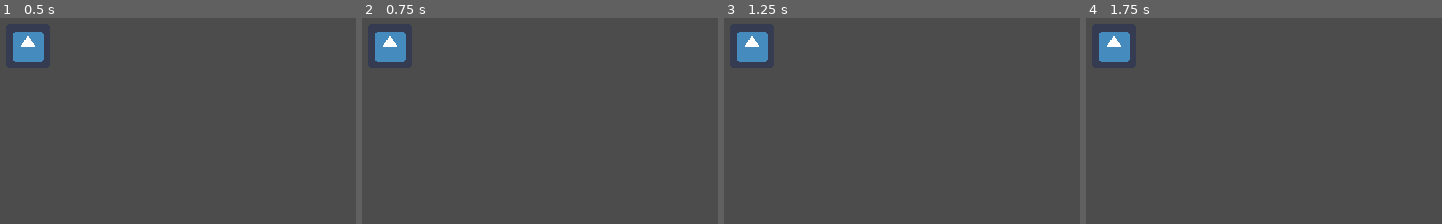
Above: before the commit, frames 1-4 (left to right).
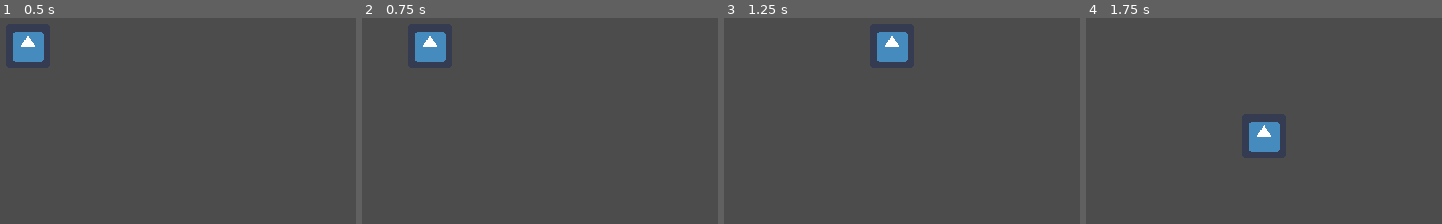
Above: after the commit, the same moments.

Repository: henriquecanella/wowie-jam
Game: Godot game, scene res://src/Game.tscn
The game is run twice, just before and just after one commit, with the same random seed, the same clock (stepped at 60 frames per second) and the same inputs. The engine's default icon, where the game draws it, is replaced by a stand-in: a white triangle on a blue panel in a dark square.
Inputs:
- Up to frame 1 (0.5 s): no input
- Up to frame 2 (0.75 s): tap Enter at 0.5 s; hold Right (ui_right) from 0.53 s (still down)
- Up to frame 3 (1.25 s): keep holding Right (ui_right)
- Up to frame 4 (1.75 s): release Right (ui_right) at 1.28 s; hold Down (ui_down) from 1.28 s (still down)

Frame 1 is identical in both runs. In frame 2, 2.5% of the frame differs, in the area x 3-24%, y 6-22%; in frame 3, 2.5%; in frame 4, 2.5%.

Commit message:
add player top-down  movement

Diff:
--- a/project.godot
+++ b/project.godot
@@ -19,7 +19,7 @@
 "language": "GDScript",
 "path": "res://src/Services/game_controller.gd"
 }, {
-"base": "Sprite",
+"base": "KinematicBody2D",
 "class": "Player",
 "language": "GDScript",
 "path": "res://src/Actors/Player/player.gd"
@@ -47,6 +47,37 @@
 
 common/drop_mouse_on_gui_input_disabled=true
 
+[input]
+
+ui_left={
+"deadzone": 0.5,
+"events": [ Object(InputEventKey,"resource_local_to_scene":false,"resource_name":"","device":0,"alt":false,"shift":false,"control":false,"meta":false,"command":false,"pressed":false,"scancode":16777231,"physical_scancode":0,"unicode":0,"echo":false,"script":null)
+, Object(InputEventJoypadButton,"resource_local_to_scene":false,"resource_name":"","device":0,"button_index":14,"pressure":0.0,"pressed":false,"script":null)
+, Object(InputEventKey,"resource_local_to_scene":false,"resource_name":"","device":0,"alt":false,"shift":false,"control":false,"meta":false,"command":false,"pressed":false,"scancode":65,"physical_scancode":0,"unicode":0,"echo":false,"script":null)
+ ]
+}
+ui_right={
+"deadzone": 0.5,
+"events": [ Object(InputEventKey,"resource_local_to_scene":false,"resource_name":"","device":0,"alt":false,"shift":false,"control":false,"meta":false,"command":false,"pressed":false,"scancode":16777233,"physical_scancode":0,"unicode":0,"echo":false,"script":null)
+, Object(InputEventJoypadButton,"resource_local_to_scene":false,"resource_name":"","device":0,"button_index":15,"pressure":0.0,"pressed":false,"script":null)
+, Object(InputEventKey,"resource_local_to_scene":false,"resource_name":"","device":0,"alt":false,"shift":false,"control":false,"meta":false,"command":false,"pressed":false,"scancode":68,"physical_scancode":0,"unicode":0,"echo":false,"script":null)
+ ]
+}
+ui_up={
+"deadzone": 0.5,
+"events": [ Object(InputEventKey,"resource_local_to_scene":false,"resource_name":"","device":0,"alt":false,"shift":false,"control":false,"meta":false,"command":false,"pressed":false,"scancode":16777232,"physical_scancode":0,"unicode":0,"echo":false,"script":null)
+, Object(InputEventJoypadButton,"resource_local_to_scene":false,"resource_name":"","device":0,"button_index":12,"pressure":0.0,"pressed":false,"script":null)
+, Object(InputEventKey,"resource_local_to_scene":false,"resource_name":"","device":0,"alt":false,"shift":false,"control":false,"meta":false,"command":false,"pressed":false,"scancode":87,"physical_scancode":0,"unicode":0,"echo":false,"script":null)
+ ]
+}
+ui_down={
+"deadzone": 0.5,
+"events": [ Object(InputEventKey,"resource_local_to_scene":false,"resource_name":"","device":0,"alt":false,"shift":false,"control":false,"meta":false,"command":false,"pressed":false,"scancode":16777234,"physical_scancode":0,"unicode":0,"echo":false,"script":null)
+, Object(InputEventJoypadButton,"resource_local_to_scene":false,"resource_name":"","device":0,"button_index":13,"pressure":0.0,"pressed":false,"script":null)
+, Object(InputEventKey,"resource_local_to_scene":false,"resource_name":"","device":0,"alt":false,"shift":false,"control":false,"meta":false,"command":false,"pressed":false,"scancode":83,"physical_scancode":0,"unicode":0,"echo":false,"script":null)
+ ]
+}
+
 [physics]
 
 common/enable_pause_aware_picking=true
--- a/src/Actors/Player/Player.tscn
+++ b/src/Actors/Player/Player.tscn
@@ -1,10 +1,18 @@
-[gd_scene load_steps=3 format=2]
+[gd_scene load_steps=4 format=2]
 
 [ext_resource path="res://icon.png" type="Texture" id=1]
 [ext_resource path="res://src/Actors/Player/player.gd" type="Script" id=2]
 
-[node name="Player" type="Sprite"]
+[sub_resource type="RectangleShape2D" id=1]
+extents = Vector2( 24, 28 )
+
+[node name="Player" type="KinematicBody2D"]
 position = Vector2( 15, 12 )
 scale = Vector2( 0.25, 0.25 )
+script = ExtResource( 2 )
+
+[node name="Sprite" type="Sprite" parent="."]
 texture = ExtResource( 1 )
-script = ExtResource( 2 )
+
+[node name="CollisionShape2D" type="CollisionShape2D" parent="."]
+shape = SubResource( 1 )
--- a/src/Actors/Player/player.gd
+++ b/src/Actors/Player/player.gd
@@ -1,10 +1,28 @@
 class_name Player
-extends Sprite
+extends KinematicBody2D
 
+export var speed: int = 100
+var velocity: Vector2 = Vector2.ZERO
 
 func _ready():
 	pass
 
 
-func _process(_delta):
-	pass
+func _physics_process(_delta) -> void:
+	get_input()
+	velocity = move_and_slide(velocity)
+
+
+func get_input() -> void:
+	velocity = Vector2.ZERO
+
+	if Input.is_action_pressed('ui_right'):
+		velocity.x += 1
+	if Input.is_action_pressed('ui_left'):
+		velocity.x -= 1
+	if Input.is_action_pressed('ui_down'):
+		velocity.y += 1
+	if Input.is_action_pressed('ui_up'):
+		velocity.y -= 1
+
+	velocity = velocity.normalized() * speed
